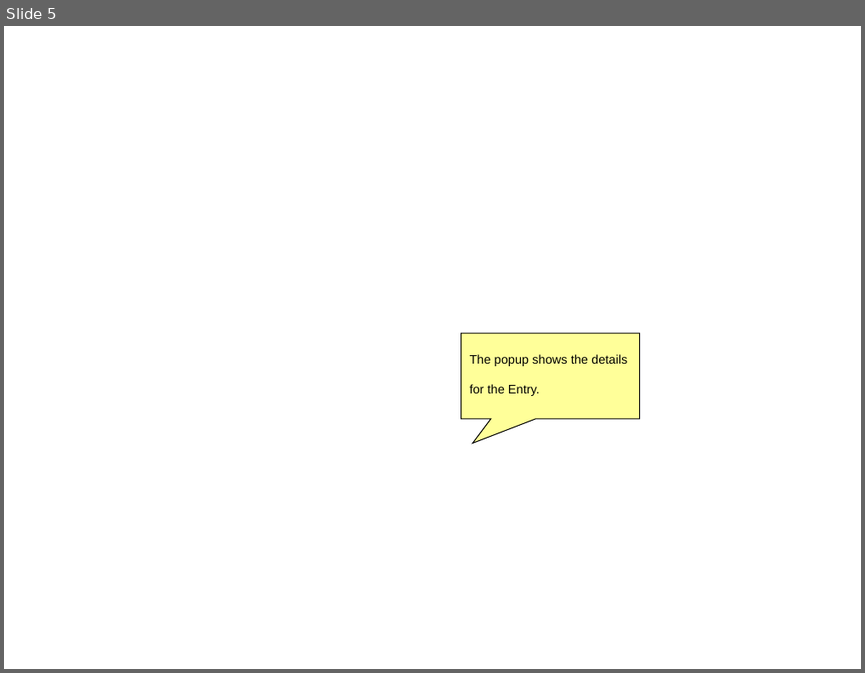
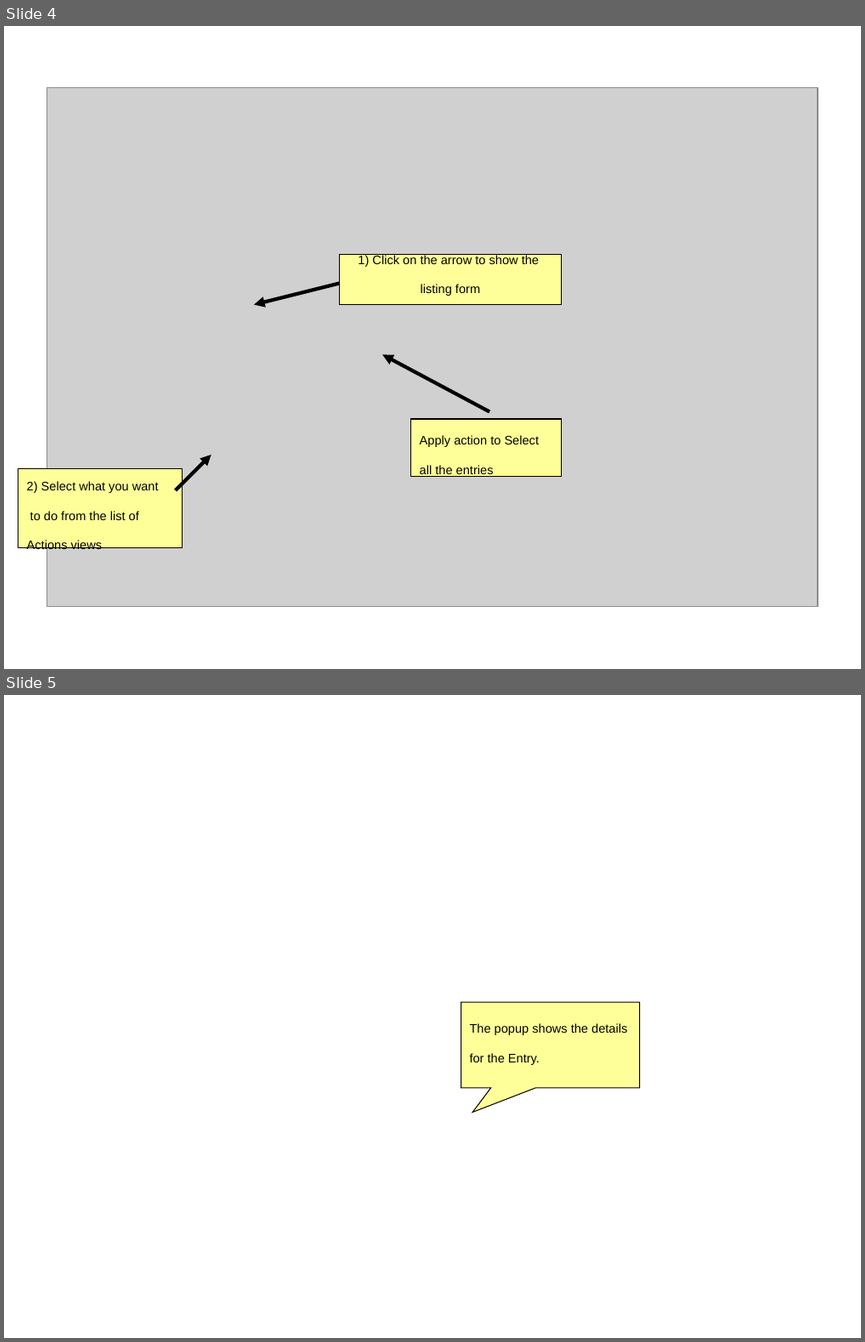
Before and after one commit to Unidata/IDV, a slide deck: ucar/unidata/repository/docs/userguide/content/overview.ppt. Shown one above the other, each under a label of ours: slide 5 before the commit, slides 4 and 5 after it. The pictures are 865x673 and 865x1342 pixels, drawn with LibreOffice and Linux fonts; fonts in the diff are those of the drawing; grey boxes stand for pictures; background and template pictures are left out. Boxes give left, top, right and bottom in pixels: in the first picture for what was removed or moved away, otherwise in the second. Text is boxed around its words. In the diff, an @@ line names an element or a change of style, - is before the commit and + after.

```diff
--- a/ucar/unidata/repository/docs/userguide/content/overview.ppt
+++ b/ucar/unidata/repository/docs/userguide/content/overview.ppt
@@ slide 4 added at (4, 26, 861, 669), background #FFFFFF @@
@@ picture added at (47, 88, 818, 606) @@
@@ rectangle added at (340, 255, 561, 305), fill #FFFF99, outline #000000 0.74 pt, 18 pt, text #000000 @@
+1) Click on the arrow to show the
+listing form
@@ arrow added from (340, 283) to (254, 305), #000000 3 pt @@
@@ arrow added from (490, 412) to (383, 354), #000000 3 pt @@
@@ rectangle added at (411, 419, 561, 476), fill #FFFF99, outline #000000 0.74 pt, 18 pt, text #000000 @@
+Apply action to Select
+all the entries
@@ arrow added from (176, 490) to (211, 454), #000000 3 pt @@
@@ rectangle added at (18, 469, 183, 548), fill #FFFF99, outline #000000 0.74 pt, 18 pt, text #000000 @@
+2) Select what you want
+to do from the list of
+Actions views
```
Also in this commit, not shown: 10 other slides added, 3 other files.
